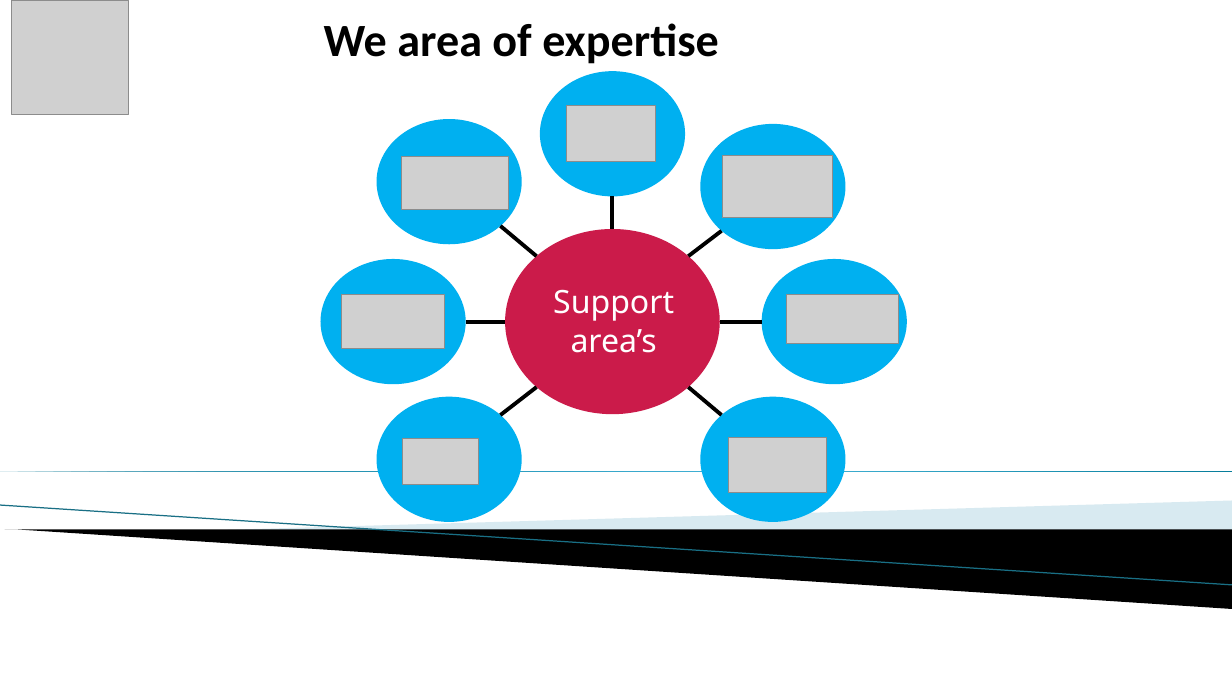
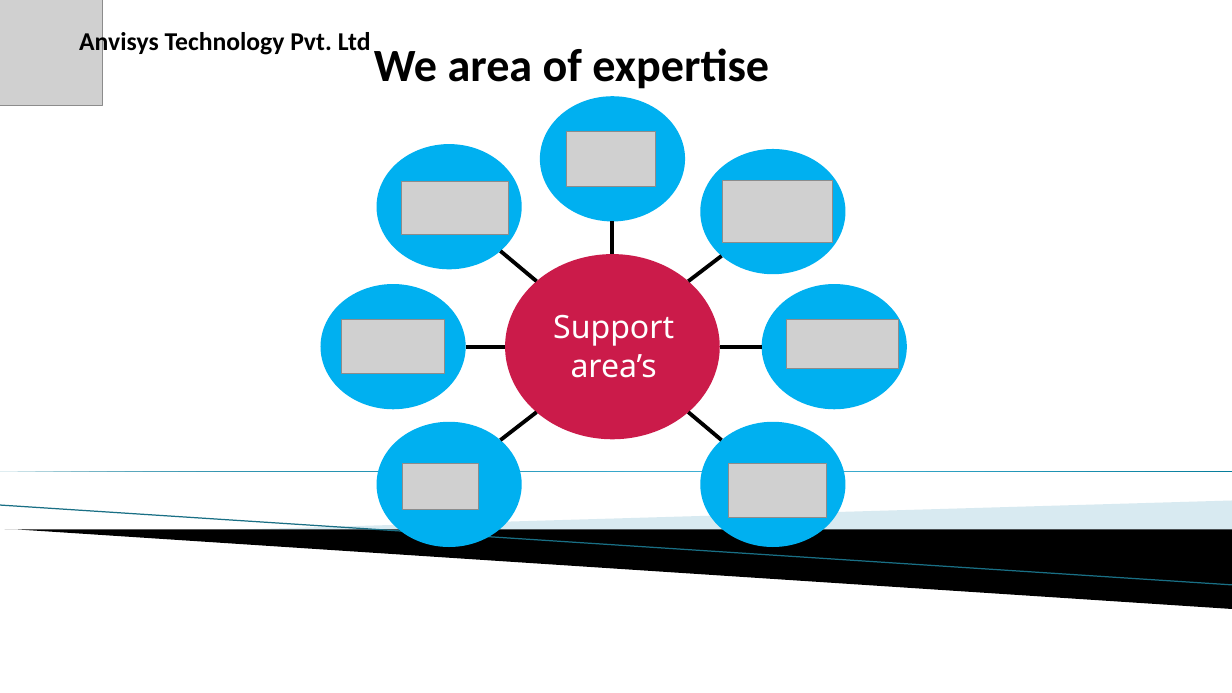
Before and after one commit to Anvisys/Documents, a slide deck: slide 8 of Anvisys technology presentation.pptx. Drawn at 1232x693 pixels with LibreOffice and Linux fonts; fonts in the diff are those of the drawing; grey boxes stand for pictures; background and template pictures are left out. Boxes give left, top, right and bottom in pixels: in the first picture for what was removed or moved away, otherwise in the second. Text is boxed around its words. In the diff, an @@ line names an element or a change of style, - is before the commit and + after.

```diff
--- a/Anvisys technology presentation.pptx
+++ b/Anvisys technology presentation.pptx
@@ picture: place and size @@
-picture at box(11, 0, 128, 114)
+picture at box(0, 0, 102, 105)
@@ text added at box(79, 29, 371, 56), 20 pt, text #000000, bold @@
+Anvisys Technology Pvt. Ltd
@@ text "We area of expertise": place and size @@
-text "We area of expertise" at box(324, 23, 719, 64)
+text "We area of expertise" at box(374, 48, 769, 89)
@@ 8 ellipses, 7 pictures, 7 lines, 1 text: place and size @@
-8 ellipses, 7 pictures, 7 lines, 1 text at box(321, 71, 907, 522)
+8 ellipses, 7 pictures, 7 lines, 1 text at box(321, 96, 907, 547)
```
Also in this commit, not shown: 21 other slides changed, 16 slides added, 1 slide removed, 2 other files.
